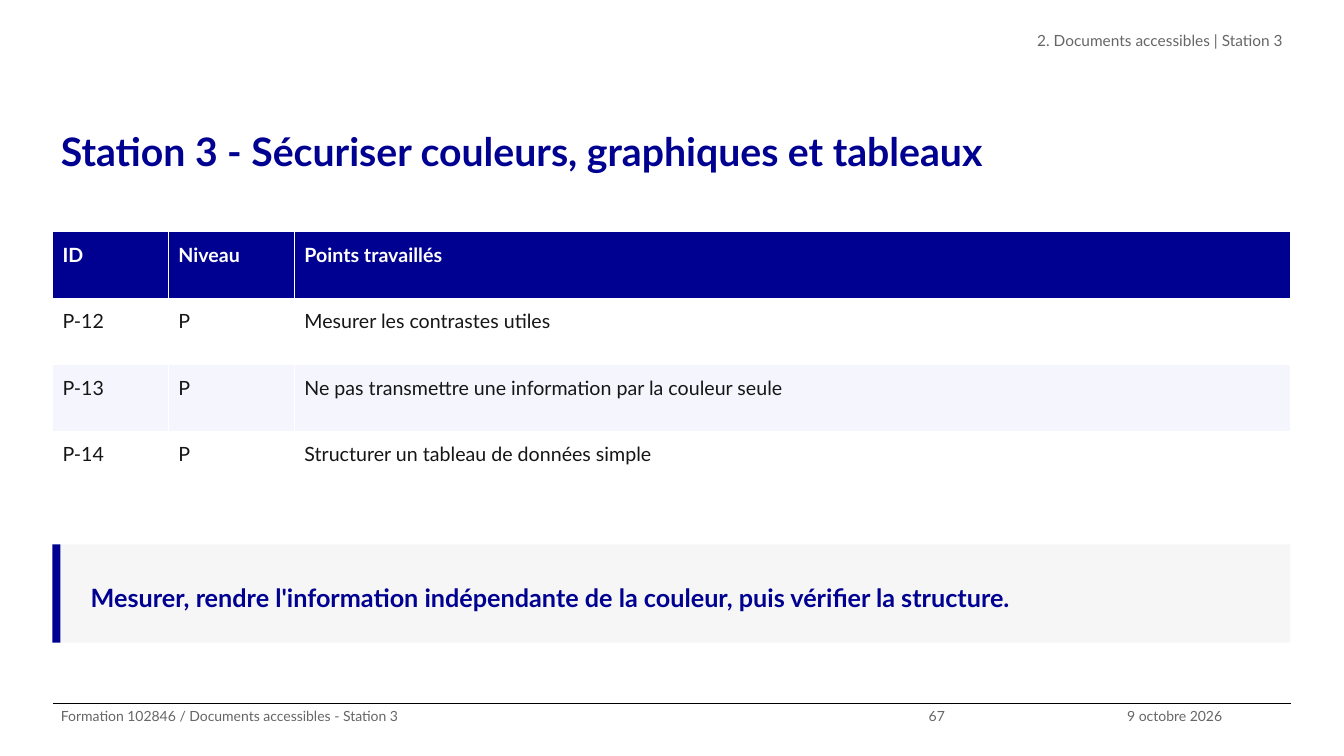
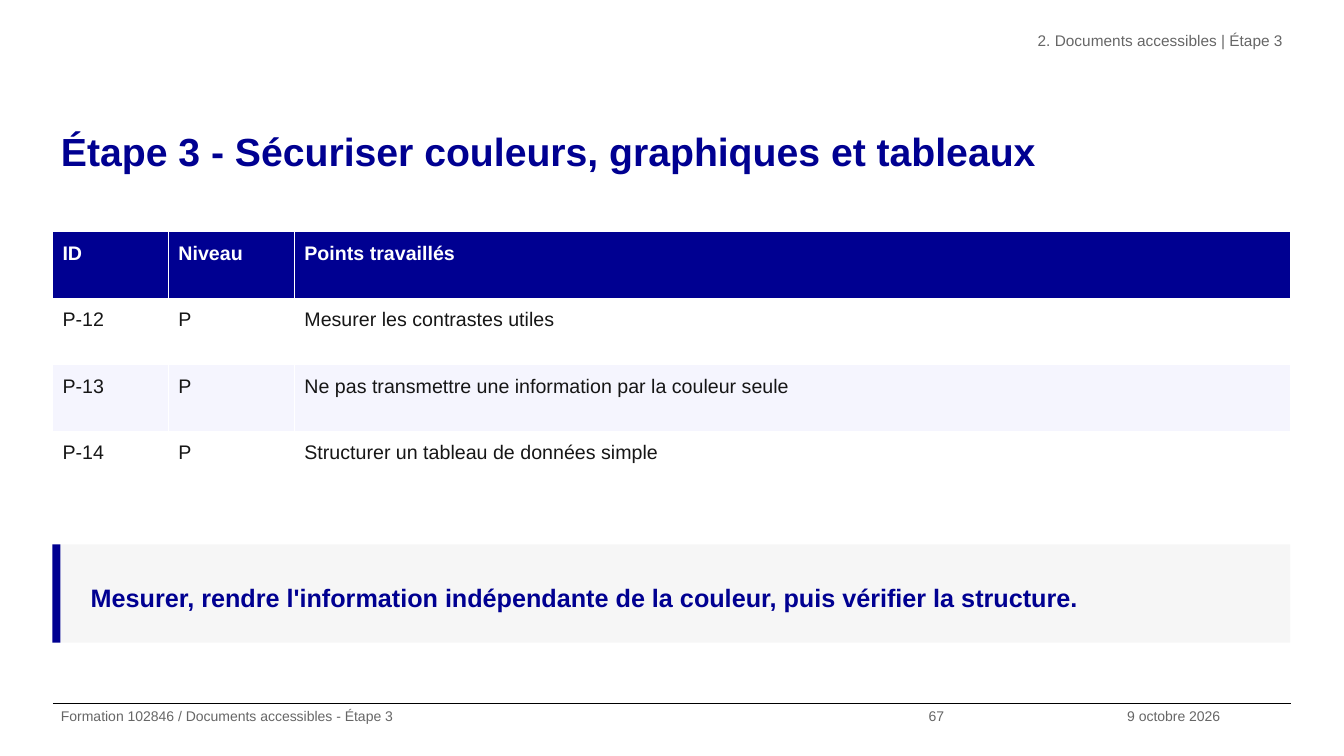
Before and after one commit to alexandra-guiderdoni/usine-fabrication-igpde-102846-ay11, a slide deck: slide 67 of livrables-IGPDE-2026-102846/Livrables-Stagiaires/supports-projections/support-formation-102846-2026-IGPDE.pptx. Drawn at 1344x756 pixels with LibreOffice and Linux fonts; fonts in the diff are those of the drawing; background and template pictures are left out. Boxes give left, top, right and bottom in pixels: in the first picture for what was removed or moved away, otherwise in the second. Text is boxed around its words. In the diff, an @@ line names an element or a change of style, - is before the commit and + after.

Commit message:
feat(tp): harmonisation des étapes et mémos

```diff
--- a/livrables-IGPDE-2026-102846/Livrables-Stagiaires/supports-projections/support-formation-102846-2026-IGPDE.pptx
+++ b/livrables-IGPDE-2026-102846/Livrables-Stagiaires/supports-projections/support-formation-102846-2026-IGPDE.pptx
@@ text at box(1038, 34, 1283, 49): text changed; font Lato to Arial @@
-2. Documents accessibles | Station 3
+2. Documents accessibles | Étape 3
@@ title at box(61, 135, 1036, 174): text changed; font Lato to Arial @@
-Station 3 - Sécuriser couleurs, graphiques et tableaux
+Étape 3 - Sécuriser couleurs, graphiques et tableaux
@@ table at box(52, 232, 1291, 498) @@
@@ font Lato to Arial @@
@@ text at box(61, 710, 393, 724): text changed; font Lato to Arial @@
-Formation 102846 / Documents accessibles - Station 3
+Formation 102846 / Documents accessibles - Étape 3
@@ font Lato to Arial in 3 elements at box(929, 711, 945, 721), box(91, 588, 1077, 613), box(1127, 711, 1220, 721) @@
```
Also in this commit, not shown: 132 other slides changed, 53 other files.
